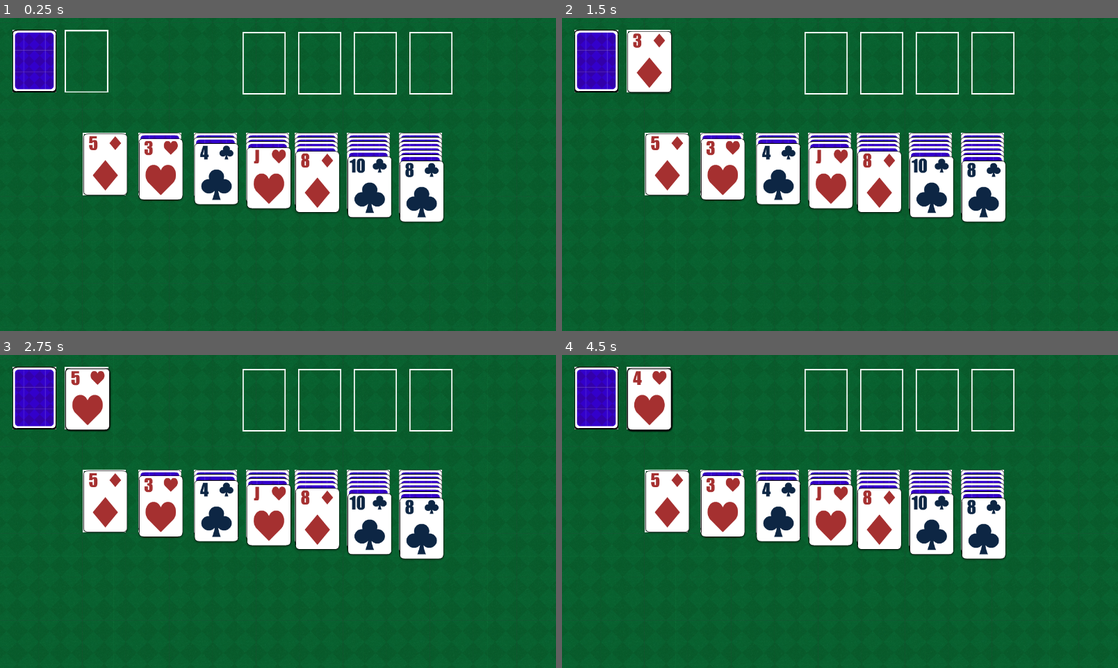
Above: before the commit, frames 1-4 (two rows, left to right).
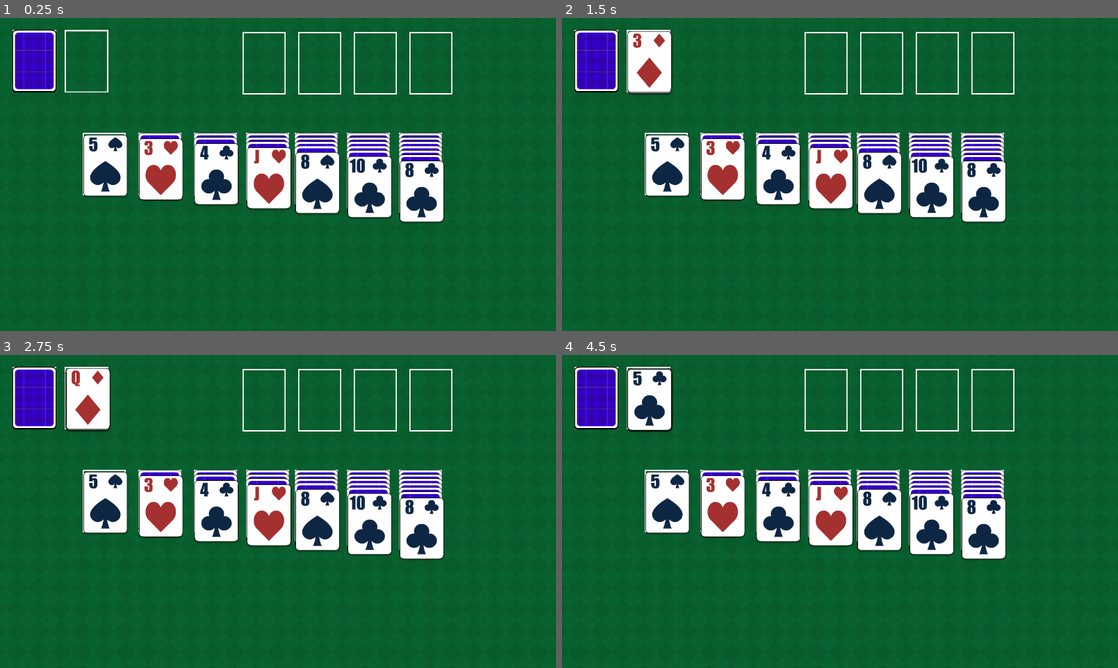
Above: after the commit, the same moments.

Repository: Taschi120/klondike
Game: Godot game, scene res://main_screen.tscn
The game is run twice, just before and just after one commit, with the same random seed, the same clock (stepped at 60 frames per second) and the same inputs.
Inputs (mouse positions are in pixels of both pictures, inside the frame that each line leads up to):
- Up to frame 1 (0.25 s): no input
- Up to frame 2 (1.5 s): tap Enter at 0.5 s; move the mouse to (595, 61) at 0.52 s; click (595, 61) at 0.67 s; tap Space at 1.25 s; move the mouse to (595, 61) at 1.27 s; click (595, 61) at 1.42 s
- Up to frame 3 (2.75 s): tap Enter at 2 s; click (33, 398) at 2.17 s
- Up to frame 4 (4.5 s): tap Space at 2.75, 4.25 s; click (595, 398) at 2.92 s; tap Enter at 3.5 s; click (595, 398) at 3.67 s; click (595, 398) at 4.42 s

The runs differ from the first frame. In frame 1, 1.2% of the frame differs, in the area x 15-61%, y 36-63%; in frame 2, 1.2%; in frame 3, 1.6%; in frame 4, 1.9%, in the area x 2-61%, y 3-63%.

Commit message:
Proper cycling

Diff:
--- a/card.gd
+++ b/card.gd
@@ -48,8 +48,10 @@
 		return 1
 	if _suit == CLUB:
 		return 2
-	else:
-		return 4
+	elif _suit == SPADE:
+		return 3
+	assert(false)
+	return 5
 
 func debug_string() -> String:
 	var result = ""
--- a/stock_and_discard.gd
+++ b/stock_and_discard.gd
@@ -46,7 +46,7 @@
 	if (idx <= 0):
 		pass # TODO handle empty clickspot here
 	else:
-		cards[idx].at_top = true
+		cards[idx].set_deferred("at_top", true)
 
 	return card
 
@@ -72,8 +72,6 @@
 		else:
 			print("Empty stock clicked - cycling")
 
-			var cards = []
-
 			while $Discard.get_child_count() >= 2:
 				var card = $Discard.get_child($Discard.get_child_count() - 1)
 				$Discard.remove_child(card)
